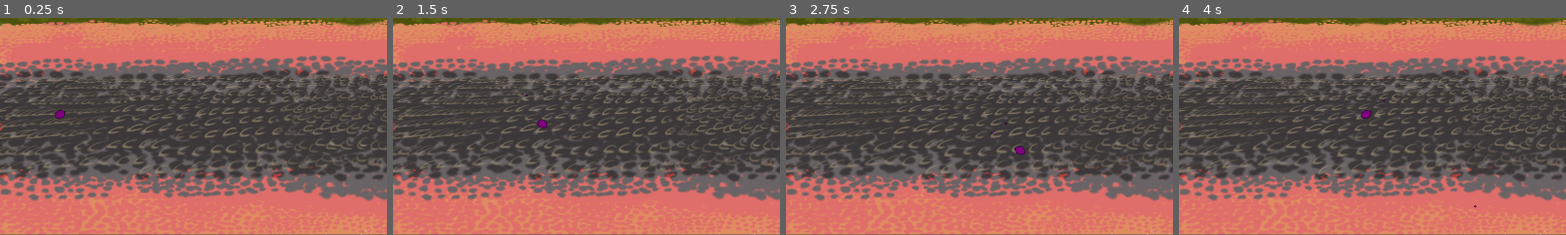
Above: before the commit, frames 1-4 (left to right).
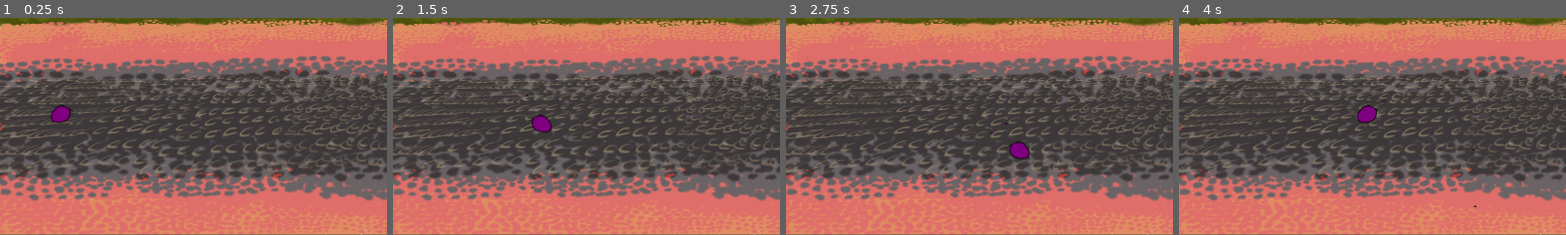
Above: after the commit, the same moments.

Repository: rcbrgs/Frankenslime
Game: Godot game, scene res://Levels/Forest.tscn
Same seed, same stepped clock (60 frames per second), same inputs: the game is played once before the commit and once after it.
Inputs:
- Up to frame 1 (0.25 s): no input
- Up to frame 2 (1.5 s): tap Enter at 0.5 s; hold Right (ui_right) 0.53-1.28 s; hold Space (ui_select) 0.53-1.28 s; hold Down (ui_down) from 1.28 s (still down); tap Space (ui_select) at 1.35 s
- Up to frame 3 (2.75 s): tap Space (ui_select) at 1.52, 1.82 s; release Down (ui_down) at 2.03 s; hold Right (ui_right) from 2.03 s (still down); hold Space (ui_select) from 2.03 s (still down)
- Up to frame 4 (4 s): release Right (ui_right) at 2.78 s; release Space (ui_select) at 2.78 s; hold Up (ui_up) 2.78-3.53 s; tap Space (ui_select) at 2.85, 3.02, 3.32 s; hold Left (ui_left) from 3.53 s (still down); hold Space (ui_select) from 3.53 s (still down)
The pictures show only the part of the screen within x 0-50%, y 50-100%; the shares and areas given below are measured in that part.

The runs differ from the first frame. In frame 1, 0.3% of the frame differs, in the area x 13-19%, y 40-49%; in frame 2, 0.3%; in frame 3, 0.3%; in frame 4, 0.3%.

Commit message:
Got bone shotgun to work properly.

Diff:
--- a/Frankenslime/BoneBulletWrapper.gd
+++ b/Frankenslime/BoneBulletWrapper.gd
@@ -1,25 +1,38 @@
 extends Node
 
+export (float) var slantedness = 0.15
+
 onready var bone_bullet_scene = preload("res://Bullets/BoneBullet.tscn")
+var collision_layer = 3
+var collision_layer_bit = 8
 
 func shoot():
 	var bone_up = bone_bullet_scene.instance()
 	var bone_mid = bone_bullet_scene.instance()
 	var bone_down = bone_bullet_scene.instance()
+	bone_up.set_collision_layer_bit(collision_layer, collision_layer_bit)
+	bone_mid.set_collision_layer_bit(collision_layer, collision_layer_bit)
+	bone_down.set_collision_layer_bit(collision_layer, collision_layer_bit)
 	get_parent().get_parent().add_child(bone_up)
 	get_parent().get_parent().add_child(bone_mid)
 	get_parent().get_parent().add_child(bone_down)
 	bone_up.position = get_parent().position + Vector2(0, 100)
 	bone_mid.position = get_parent().position
 	bone_down.position = get_parent().position + Vector2(0, -100)
-	if get_parent().get_node("Enemy/Movement").facing_right:
-		bone_up.direction = Vector2(1,1)
+	var face_right = false
+	var move_scene = get_parent().get_node("Enemy/Movement")
+	if move_scene != null:
+		face_right = move_scene.facing_right
+	else:
+		face_right = get_parent().facing_right
+	if face_right:
+		bone_up.direction = Vector2(1, slantedness)
 		bone_mid.direction = Vector2(1,0)
-		bone_down.direction = Vector2(1,-1)
+		bone_down.direction = Vector2(1, -slantedness)
 	else:
-		bone_up.direction = Vector2(-1,1)
+		bone_up.direction = Vector2(-1, slantedness)
 		bone_mid.direction = Vector2(-1,0)
-		bone_down.direction = Vector2(-1,-1)
+		bone_down.direction = Vector2(-1, -slantedness)
 	bone_up.impulse()
 	bone_mid.impulse()
 	bone_down.impulse()
--- a/Frankenslime/Bullets/BoneBullet.gd
+++ b/Frankenslime/Bullets/BoneBullet.gd
@@ -9,3 +9,7 @@
 	#print("impulse %s at %s" % [direction, position] )
 	apply_impulse(Vector2(0,0), direction * speed)
 	$AnimatedSprite.show()
+
+func _on_BoneBullet_body_entered(body):
+	body.remove_hp(damage)
+	queue_free()
--- a/Frankenslime/Bullets/BoneBullet.tscn
+++ b/Frankenslime/Bullets/BoneBullet.tscn
@@ -21,8 +21,8 @@
 [node name="BoneBullet" type="RigidBody2D" index="0"]
 
 input_pickable = false
-collision_layer = 1
-collision_mask = 1
+collision_layer = 0
+collision_mask = 0
 mode = 0
 mass = 1.0
 friction = 1.0
@@ -30,8 +30,8 @@
 gravity_scale = 1.0
 custom_integrator = false
 continuous_cd = 0
-contacts_reported = 0
-contact_monitor = false
+contacts_reported = 1
+contact_monitor = true
 sleeping = false
 can_sleep = true
 linear_velocity = Vector2( 0, 0 )
@@ -39,11 +39,13 @@
 angular_velocity = 0.0
 angular_damp = -1.0
 script = ExtResource( 1 )
+_sections_unfolded = [ "Collision", "Transform" ]
 damage = 1
 speed = 500
 
 [node name="AnimatedSprite" type="AnimatedSprite" parent="." index="0"]
 
+scale = Vector2( 2, 2 )
 frames = SubResource( 1 )
 animation = "default"
 _sections_unfolded = [ "Transform" ]
@@ -51,5 +53,8 @@
 [node name="CollisionShape2D" type="CollisionShape2D" parent="." index="1"]
 
 rotation = 1.5708
+scale = Vector2( 2, 2 )
 shape = SubResource( 2 )
 _sections_unfolded = [ "Transform" ]
+
+[connection signal="body_entered" from="." to="." method="_on_BoneBullet_body_entered"]
--- a/Frankenslime/Bullets/BoneBulletWrapper.tscn
+++ b/Frankenslime/Bullets/BoneBulletWrapper.tscn
@@ -5,3 +5,4 @@
 [node name="BoneBulletWrapper" type="Node"]
 
 script = ExtResource( 1 )
+slantedness = 0.15
--- a/Frankenslime/Enemies/Skeleton.gd
+++ b/Frankenslime/Enemies/Skeleton.gd
@@ -4,5 +4,7 @@
 	$Enemy/Health.remove_hp(damage)
 
 func shoot():
-	print("Skeleton.shoot()")
+	#print("Skeleton.shoot()")
+	$BoneBulletWrapper.collision_layer = 4
+	$BoneBulletWrapper.collision_layer_bit = 16
 	$BoneBulletWrapper.shoot()
--- a/Frankenslime/Levels/Forest.tscn
+++ b/Frankenslime/Levels/Forest.tscn
@@ -22,6 +22,7 @@
 
 position = Vector2( 146.976, 779.975 )
 _sections_unfolded = [ "Collision", "Transform", "Visibility" ]
+HP = 3
 
 [node name="SceneParameters" type="Node" parent="." index="3"]
 
--- a/Frankenslime/Player/Player.gd
+++ b/Frankenslime/Player/Player.gd
@@ -1,11 +1,15 @@
 extends KinematicBody2D
 
+export (int) var HP = 3
 export (float) var attack_interval = 1.5
 export (int) var horizontal_speed = 5
 export (int) var vertical_speed = 2
 
+onready var bone_bullet_wrapper_scene = preload("res://Bullets/BoneBulletWrapper.tscn")
 onready var spit_bullet_scene = preload("res://Bullets/SpitBullet.tscn")
+
 var facing_right = false
+var weapon = "spit"
 
 func _physics_process(delta):
 	var motion = Vector2()
@@ -38,11 +42,23 @@
 
 func launch_attack():
 	#print("launch_attack")
-	var bullet = spit_bullet_scene.instance()
-	get_parent().add_child(bullet)
-	bullet.facing_right = facing_right
-	bullet.set_initial_position(position)
-	bullet.set_collision_layer_bit(3, 8) # set layer as BulletsFromPlayer
+	if weapon == "spit":
+		var bullet = spit_bullet_scene.instance()
+		get_parent().add_child(bullet)
+		bullet.facing_right = facing_right
+		bullet.set_initial_position(position)
+		bullet.set_collision_layer_bit(3, 8) # set layer as BulletsFromPlayer
+	if weapon == "bone_shotgun":
+		var bullet = bone_bullet_wrapper_scene.instance()
+		add_child(bullet)
+		bullet.collision_layer = 3
+		bullet.collision_layer_bit = 8
+		bullet.shoot()
 
 func set_facing():
 	get_node("BodySprite").flip_h = facing_right
+
+func remove_hp(damage):
+	HP -= damage
+	if HP <= 0:
+		queue_free()
--- a/Frankenslime/Player/Player.tscn
+++ b/Frankenslime/Player/Player.tscn
@@ -19,12 +19,14 @@
 
 [node name="Player" type="KinematicBody2D"]
 
+scale = Vector2( 2, 2 )
 input_pickable = false
 collision_layer = 1
 collision_mask = 20
 collision/safe_margin = 0.08
 script = ExtResource( 1 )
-_sections_unfolded = [ "Collision", "Visibility" ]
+_sections_unfolded = [ "Collision", "Transform", "Visibility" ]
+HP = 3
 attack_interval = 1.5
 horizontal_speed = 5
 vertical_speed = 2
@@ -33,6 +35,7 @@
 
 frames = SubResource( 1 )
 animation = "default"
+_sections_unfolded = [ "Transform" ]
 
 [node name="CollisionShape2D" type="CollisionShape2D" parent="." index="1"]
 
